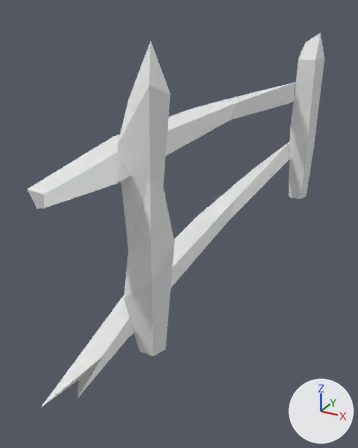
Before and after pictures for a commit that changed the OBJ model Assets/BlenderModels/Fence.obj.
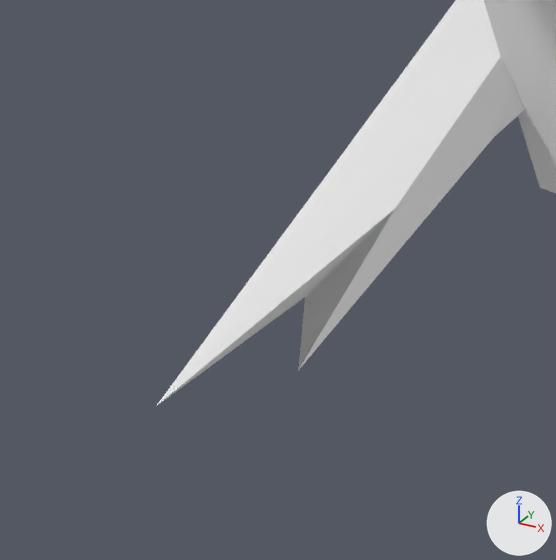
Each version appears first whole from a 50 mm camera at (1.85, -4.59, 2.26) aimed at (-0.22, -0.84, 0.39), and next in a close-up on the part from 0% to 40% of the width and 68% to 100% of the height. The lights are fixed; the arrows at lower right show +X, +Y and +Z. Where no turn or scale is listed for an object, it has been applied to the vertices.
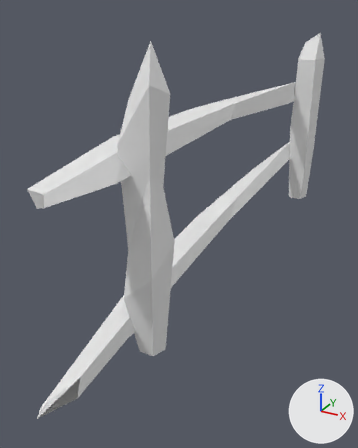
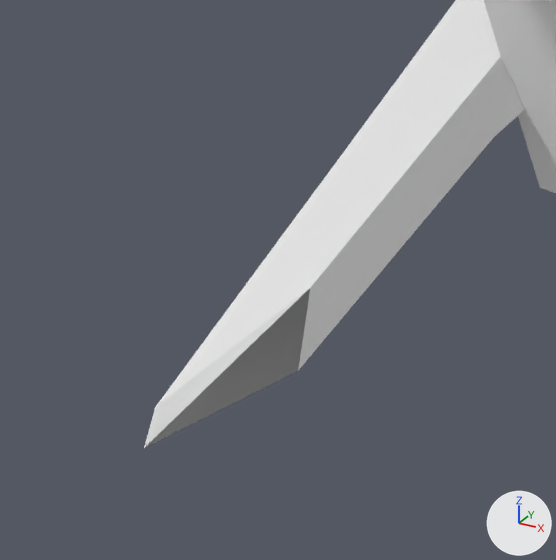
The newer file is also turned or shifted as a whole; pictures and numbers use the older file's frame.

What the commit changed:
me_cube_002 has 132 vertices, 88 faces and spans x -0.17..0.4, y -2.96..2.32, z -0.07..2.08.
me_cube_002 is used by ob_cube_002; location (0.0, 0.0, 0.0).
Verts and faces of me_cube_002; kept vertices keep their numbers, new ones are numbered from 132.
Before the commit, vertices of me_cube_002: 4 (0.01, -2.63, -0.01) at pixel (304, 297), 8 (-0.02, -2.96, 0.02) at pixel (155, 406), 34 (0.12, -2.77, 0.0) at pixel (298, 370), 40 (0.12, -2.5, 0.13) at pixel (394, 208).
Part 1, on me_cube_002:
Faces deleted: (4, 34, 40, 8).
Vertex 4 moves to (0.01, -3.02, -0.01), pixel (143, 448).
Vertex 40 moves to (0.12, -2.72, 0.13), pixel (310, 287).
New faces: (4, 40, 8), (4, 34, 40).

Location of each change, [x1, y1, x2, y2] in pixels of the close-ups (556 x 560 px):
'Cube.002', reshaped
    before: [156, 0, 556, 406]
    after: [144, 0, 556, 448]
part 1 of me_cube_002, built on
    before: [156, 57, 501, 406]
    after: [144, 57, 501, 448]
